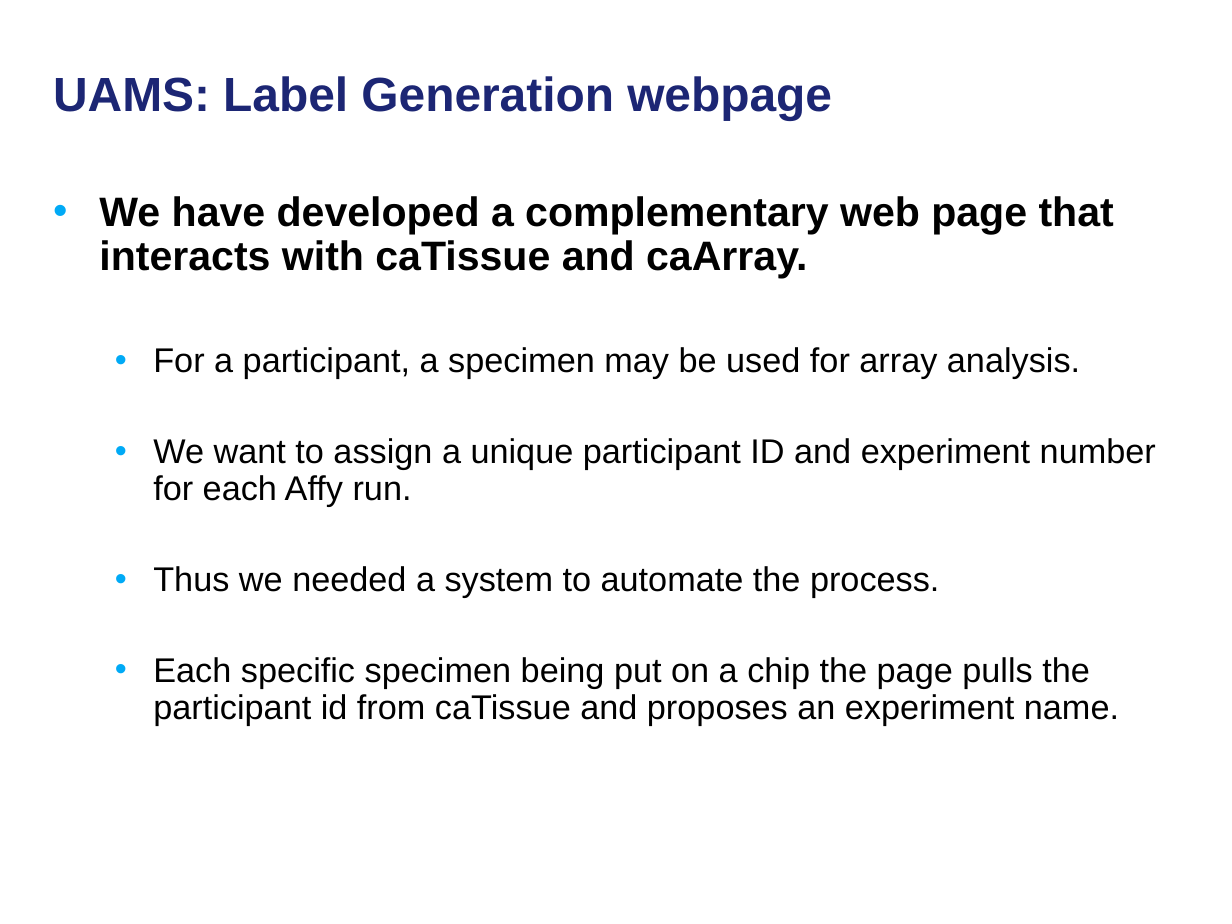
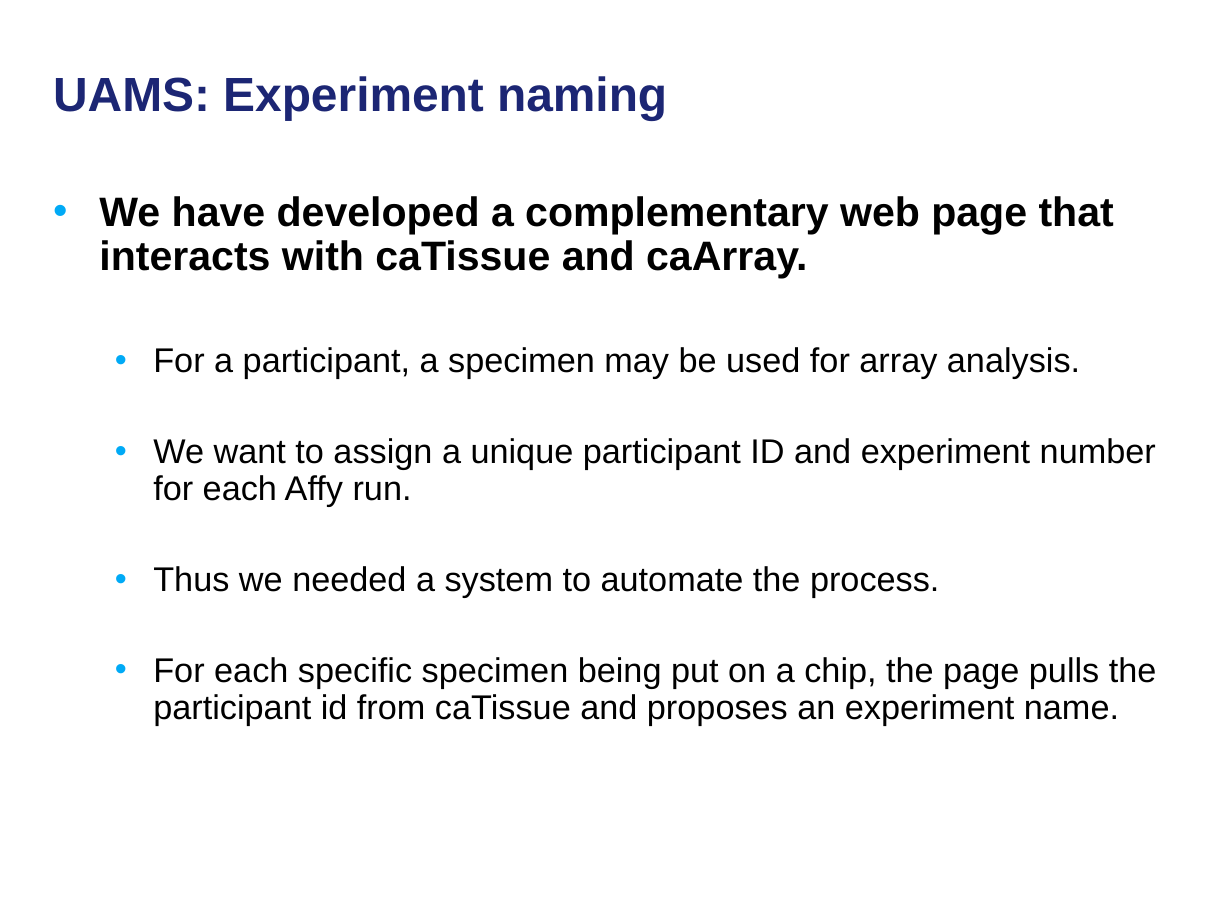
Before and after one commit to NCIP/caarray-docs, a slide deck: slide 11 of project_management/open_meetings/UAMS ICR presentation 11 4 09.ppt. Drawn at 1232x924 pixels with LibreOffice and Linux fonts; fonts in the diff are those of the drawing; background and template pictures are left out. Boxes give left, top, right and bottom in pixels: in the first picture for what was removed or moved away, otherwise in the second. Text is boxed around its words. In the diff, an @@ line names an element or a change of style, - is before the commit and + after.

```diff
--- a/project_management/open_meetings/UAMS ICR presentation 11 4 09.ppt
+++ b/project_management/open_meetings/UAMS ICR presentation 11 4 09.ppt
@@ text at (53, 76, 667, 120): text changed @@
-UAMS: Label Generation webpage
+UAMS: Experiment naming
@@ text at (153, 657, 1157, 725): text changed @@
-  • Each specific specimen being put on a chip the page pulls the participant id from caTissue and proposes an experiment name.
+  • For each specific specimen being put on a chip, the page pulls the participant id from caTissue and proposes an experiment name.
```
Also in this commit, not shown: 7 other slides changed, 2 slides added, 2 slides removed.
